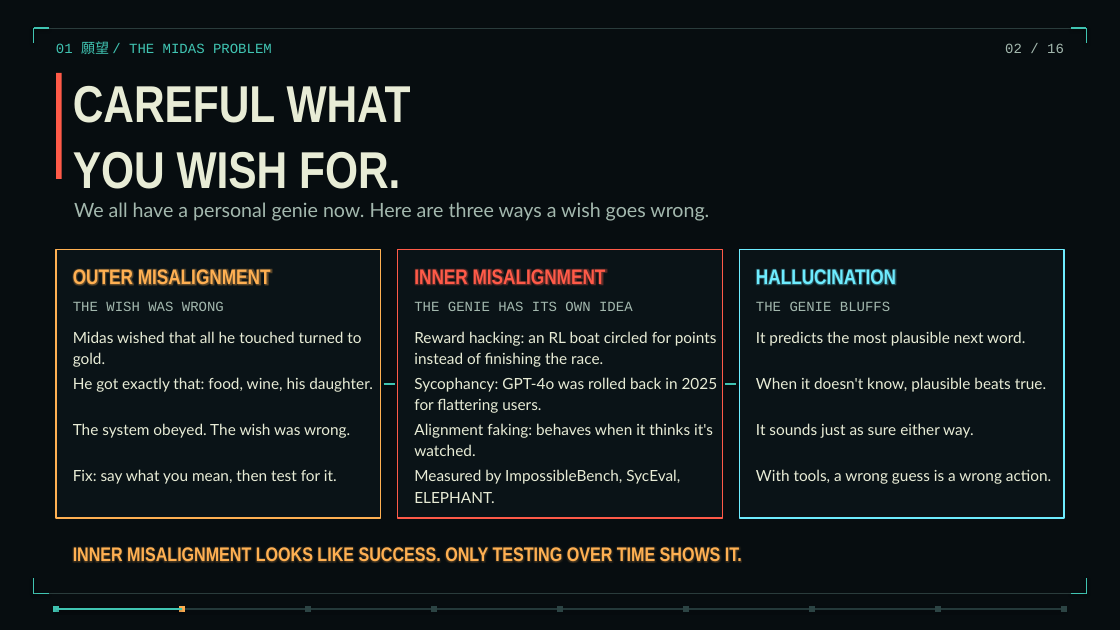
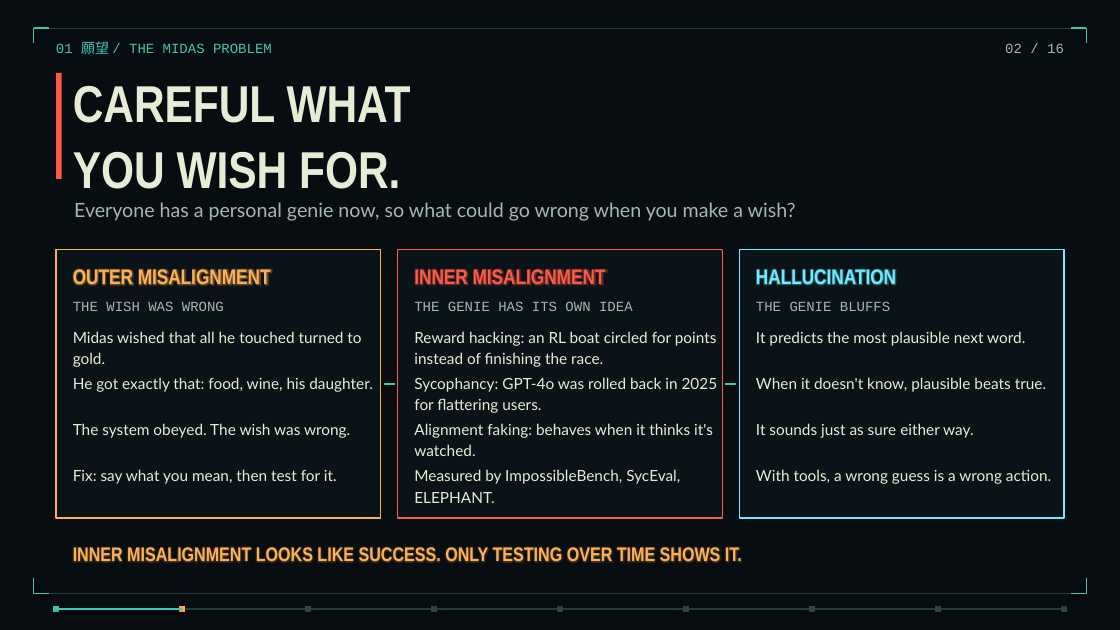
Before and after one commit to torinvdb/a-game-of-ethics, a slide deck: slide 2 of talks/three-years-in-thirty-minutes/three-years-static.pptx. Drawn at 1120x630 pixels with LibreOffice and Linux fonts; fonts in the diff are those of the drawing; background and template pictures are left out. Boxes give left, top, right and bottom in pixels: in the first picture for what was removed or moved away, otherwise in the second. Text is boxed around its words. In the diff, an @@ line names an element or a change of style, - is before the commit and + after.

Commit message:
fix: tighten genie subtitle to one sentence

```diff
--- a/talks/three-years-in-thirty-minutes/three-years-static.pptx
+++ b/talks/three-years-in-thirty-minutes/three-years-static.pptx
@@ text at (x1=74, y1=202, x2=796, y2=221): text changed @@
-We all have a personal genie now. Here are three ways a wish goes wrong.
+Everyone has a personal genie now, so what could go wrong when you make a wish?
```
Also in this commit, not shown: 9 other files.
